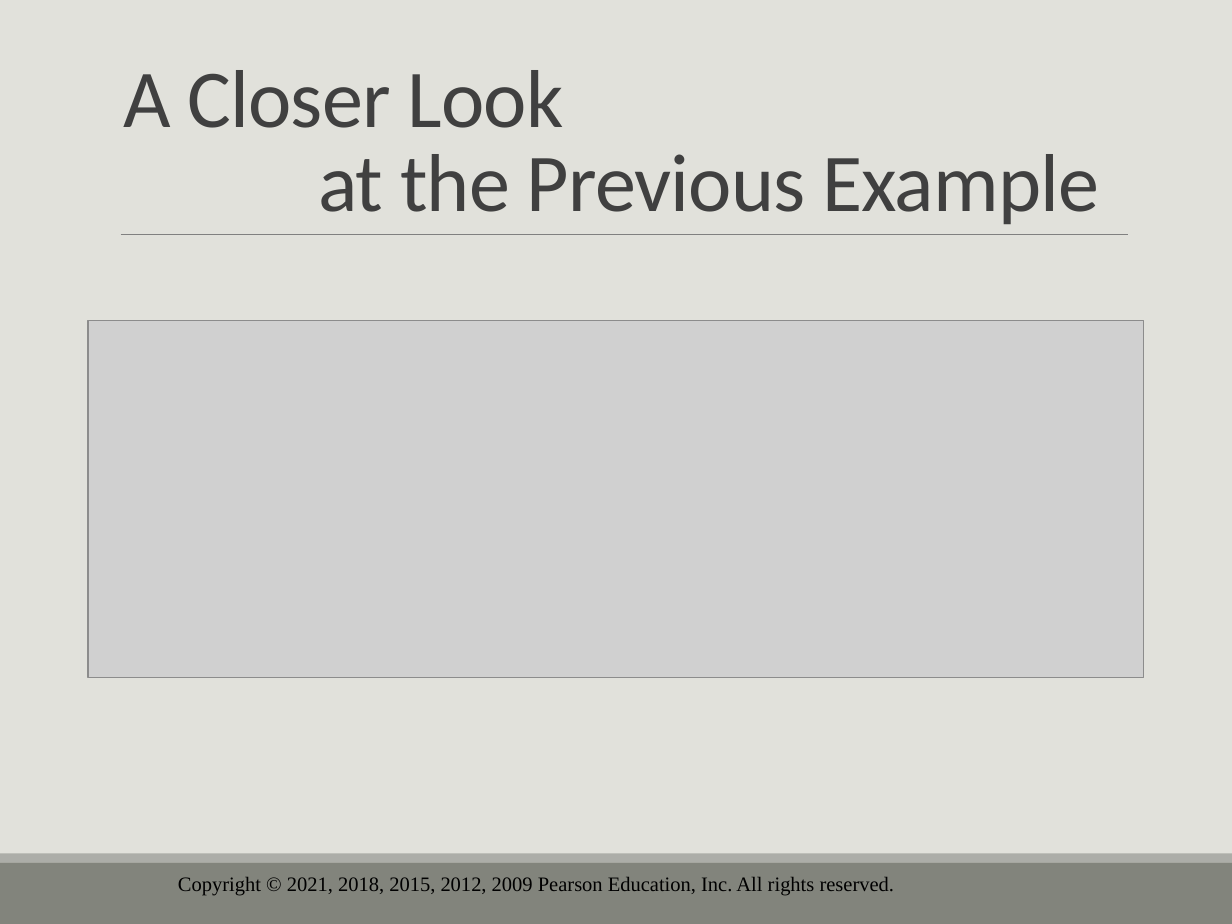
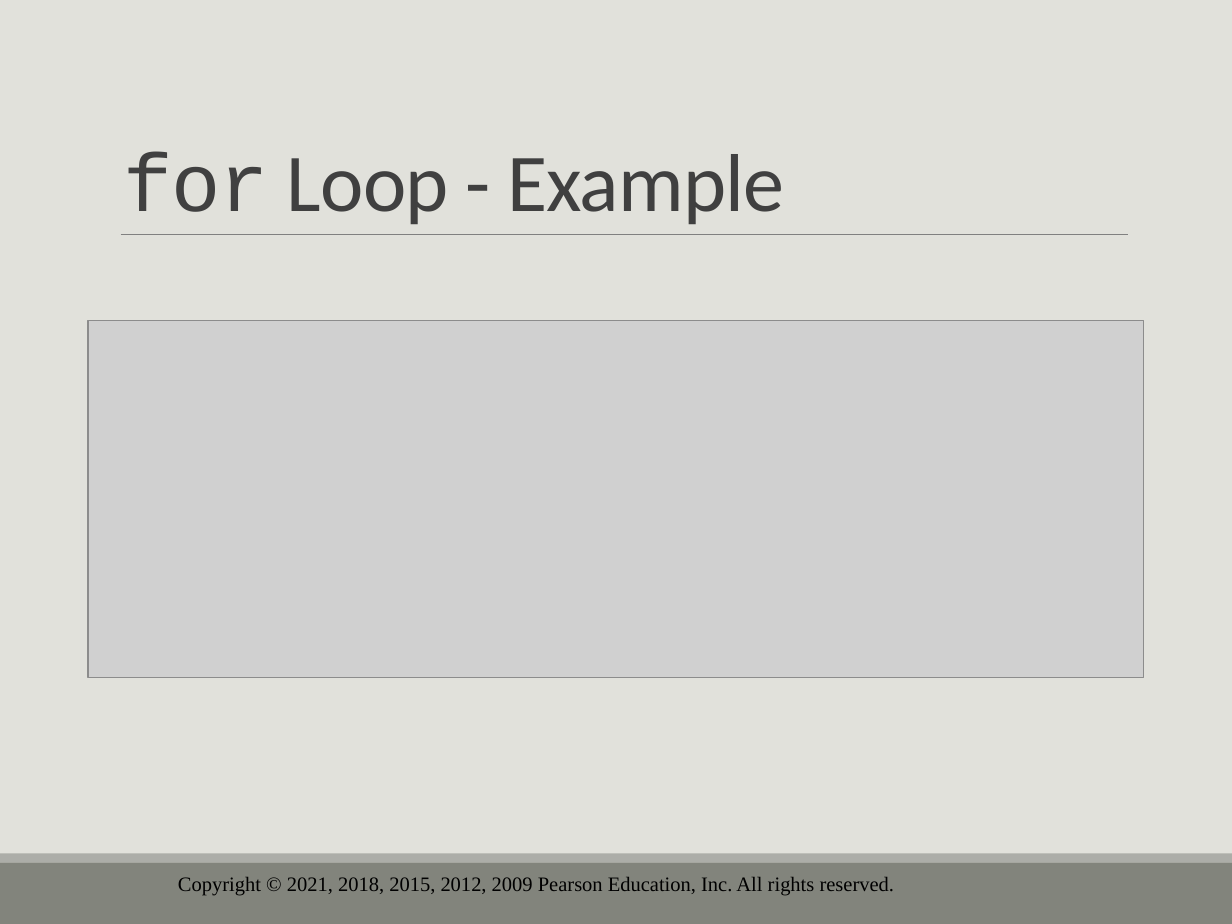
Before and after one commit to drolsonmi/eng1400, a slide deck: slide 28 of 1400_05_Loops and Files.pptx (slide 31 before the commit). Drawn at 1232x924 pixels with LibreOffice and Linux fonts; fonts in the diff are those of the drawing; grey boxes stand for pictures; background and template pictures are left out. Boxes give left, top, right and bottom in pixels: in the first picture for what was removed or moved away, otherwise in the second. Text is boxed around its words. In the diff, an @@ line names an element or a change of style, - is before the commit and + after.

```diff
--- a/1400_05_Loops and Files.pptx
+++ b/1400_05_Loops and Files.pptx
@@ title at [123,152,785,224]: text changed @@
-A Closer Look at the Previous Example
+for Loop - Example
```
Also in this commit, not shown: 15 other slides changed, 9 slides removed, 3 other files.
